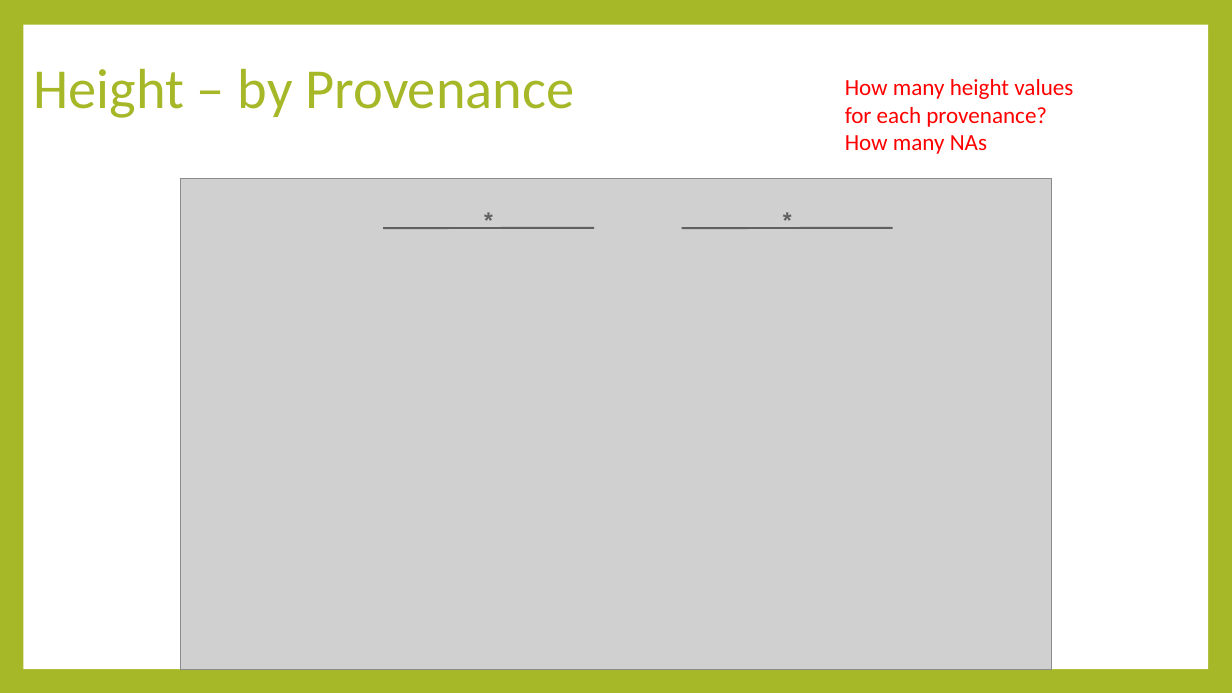
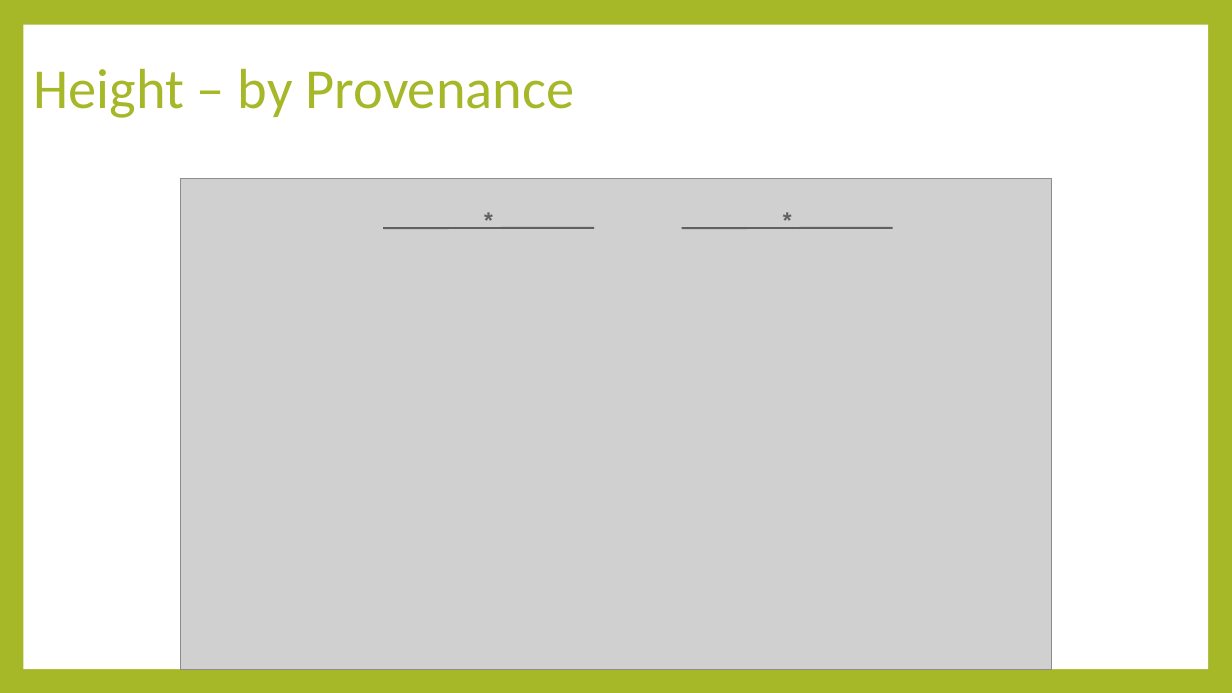
Before and after one commit to luisasenecio/RapidAdaptation, a slide deck: slide 14 of RapidAdaptation_DataExploration.pptx. Drawn at 1232x693 pixels with LibreOffice and Linux fonts; fonts in the diff are those of the drawing; grey boxes stand for pictures. Boxes give left, top, right and bottom in pixels: in the first picture for what was removed or moved away, otherwise in the second. Text is boxed around its words. In the diff, an @@ line names an element or a change of style, - is before the commit and + after.

```diff
--- a/RapidAdaptation_DataExploration.pptx
+++ b/RapidAdaptation_DataExploration.pptx
@@ text removed at (845,79,1073,154) @@
-How many height values for each provenance?
-How many NAs
```
Also in this commit, not shown: 3 slides added, 2 slides removed, 8 other files.
